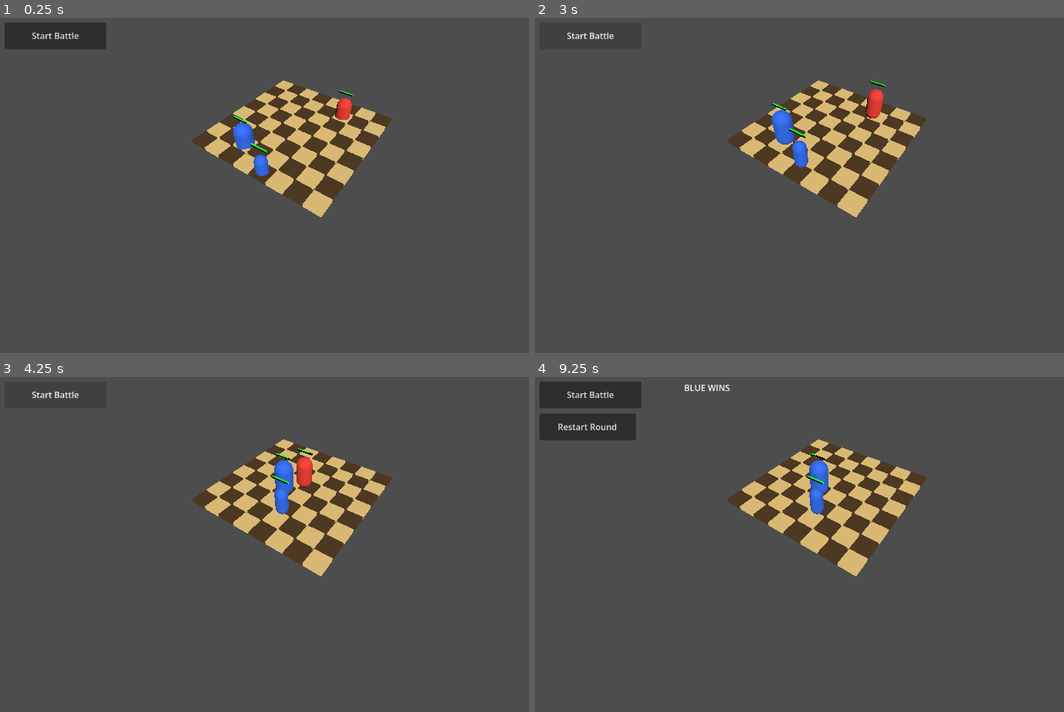
Above: before the commit, frames 1-4 (two rows, left to right).
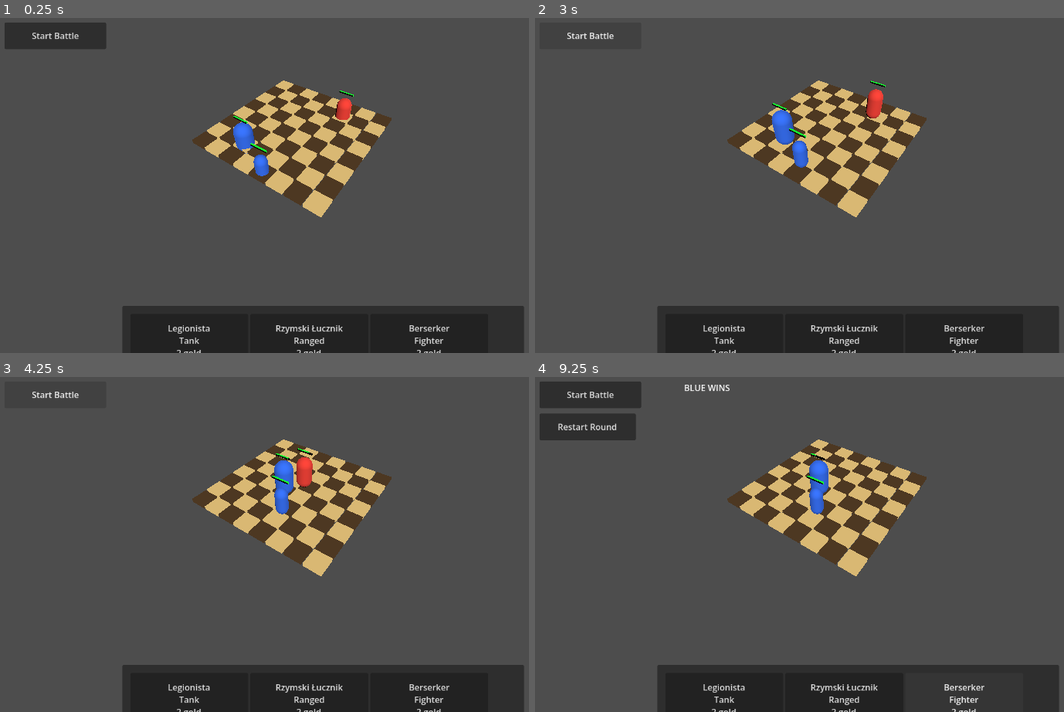
Above: after the commit, the same moments.

Repository: janmgryka-bit/warmarket
Game: Godot game, scene res://scenes/Main.tscn
Two runs of this game, one before a commit and one after it. Both use one fixed random seed, a clock stepped at 60 frames per second and the inputs below.
Inputs (mouse positions are in pixels of both pictures, inside the frame that each line leads up to):
- Up to frame 1 (0.25 s): no input
- Up to frame 2 (3 s): click (725, 339) at 0.5 s, where only the run after the commit has a clickable "Legionista Tank 2 gold"; click (841, 339) at 1.25 s, where only the run after the commit has a clickable "Rzymski Łucznik Ranged 2 gold"; click (963, 339) at 2 s, where only the run after the commit has a clickable "Berserker Fighter 2 gold"; click "Start Battle" at 2.75 s
- Up to frame 3 (4.25 s): click "Start Battle" at 3.5 s
- Up to frame 4 (9.25 s): click (725, 698) at 4.25 s, where only the run after the commit has a clickable "Legionista Tank 2 gold"; click (841, 698) at 5 s, where only the run after the commit has a clickable "Rzymski Łucznik Ranged 2 gold"; click (963, 698) at 5.75 s, where only the run after the commit has a clickable "Berserker Fighter 2 gold"; click "Start Battle" at 6.5 s; click (725, 698) at 7.25 s, where only the run after the commit has a clickable "Legionista Tank 2 gold"; click (841, 698) at 8 s, where only the run after the commit has a clickable "Rzymski Łucznik Ranged 2 gold"; click (963, 698) at 8.75 s, where only the run after the commit has a clickable "Berserker Fighter 2 gold"

The runs differ from the first frame. In frame 1, 10% of the frame differs, in the area x 23-99%, y 85-100%; in frame 2, 10%; in frame 3, 10%; in frame 4, 8.1%.

Commit message:
Add basic shop UI cards

Diff:
--- a/godot_project/war-market/scenes/Main.tscn
+++ b/godot_project/war-market/scenes/Main.tscn
@@ -48,5 +48,18 @@
 offset_bottom = 140.0
 text = "Restart Round"
 
+[node name="ShopPanel" type="Panel" parent="UI" unique_id=1612883262]
+offset_left = 250.0
+offset_top = 560.0
+offset_right = 1000.0
+offset_bottom = 690.0
+
+[node name="ShopItems" type="HBoxContainer" parent="UI/ShopPanel" unique_id=2048921483]
+layout_mode = 0
+offset_left = 15.0
+offset_top = 15.0
+offset_right = 735.0
+offset_bottom = 115.0
+
 [connection signal="pressed" from="UI/StartBattleButton" to="." method="_on_start_battle_button_pressed"]
 [connection signal="pressed" from="UI/RestartRoundButton" to="." method="_on_restart_round_button_pressed"]
--- a/godot_project/war-market/scripts/game.gd
+++ b/godot_project/war-market/scripts/game.gd
@@ -5,12 +5,18 @@
 @onready var start_button: Button = $UI/StartBattleButton
 @onready var restart_button: Button = $UI/RestartRoundButton
 @onready var round_result_label: Label = $UI/RoundResultLabel
+@onready var shop_items: HBoxContainer = $UI/ShopPanel/ShopItems
 
 var unit_scene: PackedScene = preload("res://units/Unit.tscn")
 var unit_database = preload("res://scripts/unit_database.gd")
 var battle_started: bool = false
 var round_ended: bool = false
 var selected_unit: CharacterBody3D = null
+var shop_unit_ids: Array[String] = [
+	"roman_legionary",
+	"roman_archer",
+	"viking_berserker"
+]
 
 func _ready() -> void:
 	print("GAME READY")
@@ -31,6 +37,7 @@
 	restart_button.visible = false
 
 	spawn_test_units()
+	populate_shop()
 
 func _process(_delta: float) -> void:
 	if battle_started and not round_ended:
@@ -224,3 +231,35 @@
 func clear_units() -> void:
 	for child in units_container.get_children():
 		child.queue_free()
+
+func populate_shop() -> void:
+	clear_shop()
+
+	for unit_id in shop_unit_ids:
+		var data: Dictionary = unit_database.get_unit_data(unit_id)
+
+		if data.is_empty():
+			continue
+
+		var card := Button.new()
+		card.custom_minimum_size = Vector2(220, 90)
+		card.text = "%s\n%s\n%d gold" % [
+			data["name"],
+			data["role"],
+			data["base_price"]
+		]
+
+		card.pressed.connect(_on_shop_card_pressed.bind(unit_id))
+		shop_items.add_child(card)
+
+func clear_shop() -> void:
+	for child in shop_items.get_children():
+		child.queue_free()
+
+func _on_shop_card_pressed(unit_id: String) -> void:
+	var data: Dictionary = unit_database.get_unit_data(unit_id)
+
+	if data.is_empty():
+		return
+
+	print("SHOP CLICKED: ", data["name"], " / price: ", data["base_price"])
